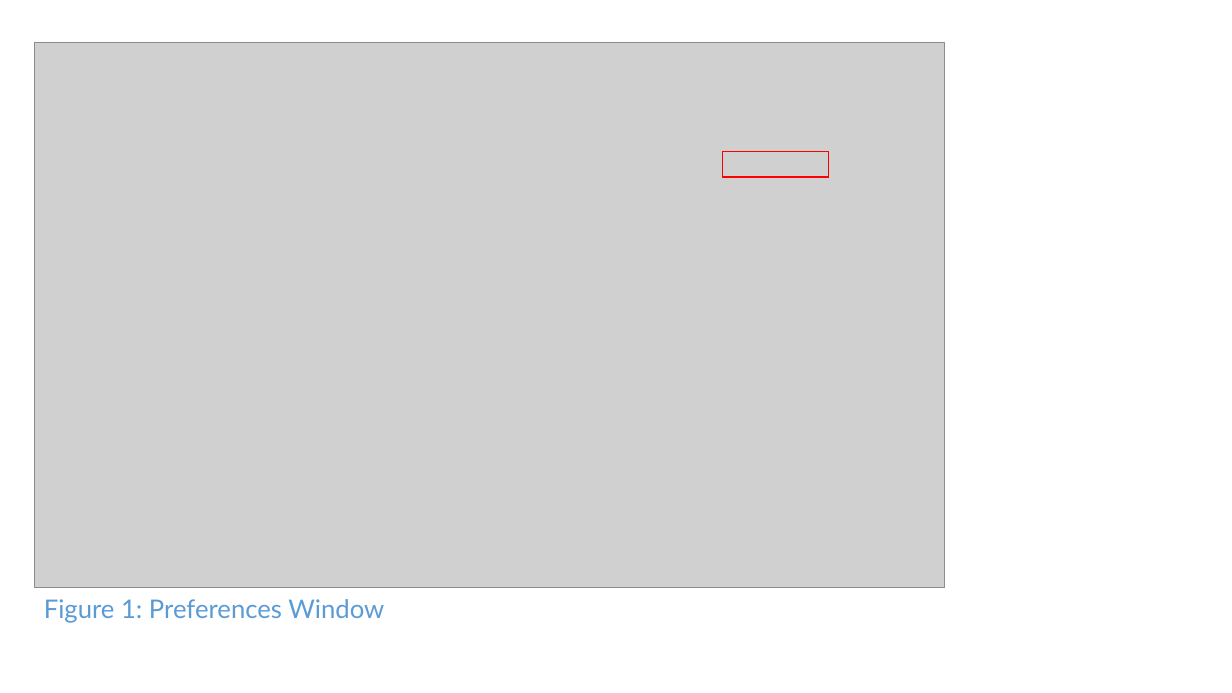
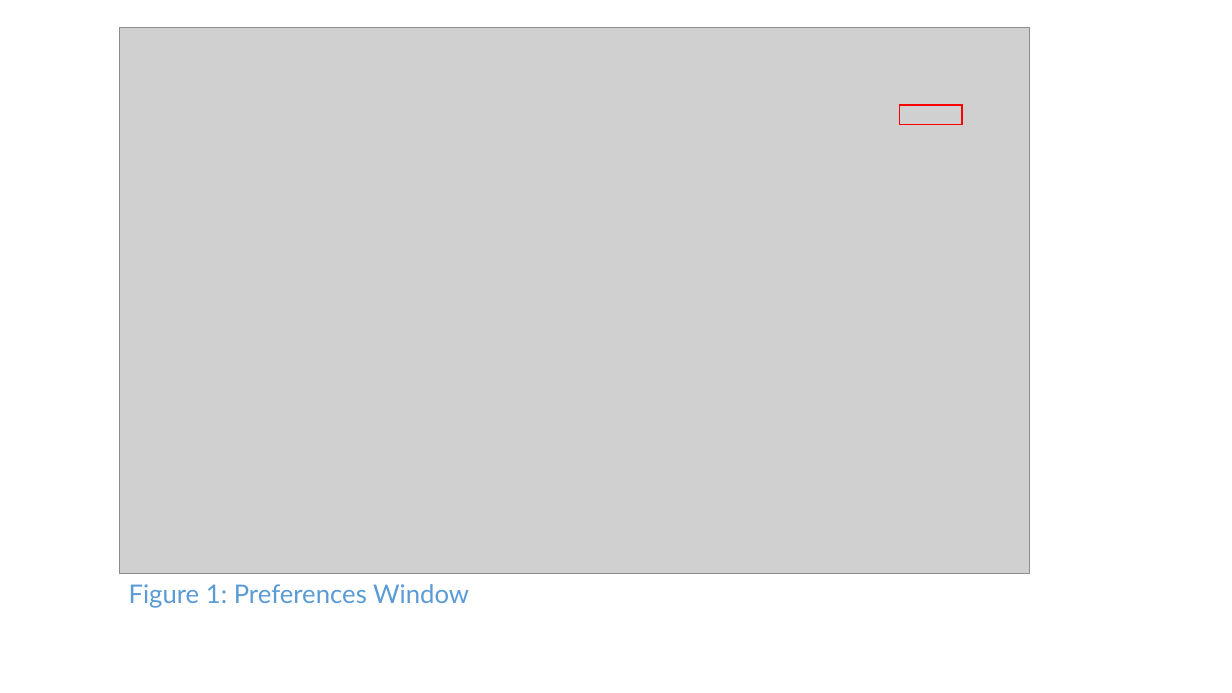
Before and after one commit to CS2103AUG2016-W11-C1/main, a slide deck: slide 1 of doc/DeveloperGuide.pptx. Drawn at 1232x693 pixels with LibreOffice and Linux fonts; fonts in the diff are those of the drawing; grey boxes stand for pictures. Boxes give left, top, right and bottom in pixels: in the first picture for what was removed or moved away, otherwise in the second. Text is boxed around its words. In the diff, an @@ line names an element or a change of style, - is before the commit and + after.

```diff
--- a/doc/DeveloperGuide.pptx
+++ b/doc/DeveloperGuide.pptx
@@ picture: place and size @@
-picture at box(35, 43, 945, 589)
+picture at box(119, 28, 1029, 574)
@@ rectangle: place and size @@
-rectangle at box(723, 152, 829, 177)
+rectangle at box(899, 105, 962, 125)
@@ text "Figure 1: Preferences Window": place and size @@
-text "Figure 1: Preferences Window" at box(44, 599, 384, 623)
+text "Figure 1: Preferences Window" at box(129, 584, 469, 608)
```
Also in this commit, not shown: 2 other slides changed, 1 slide added, 3 slides removed, 4 other files.
